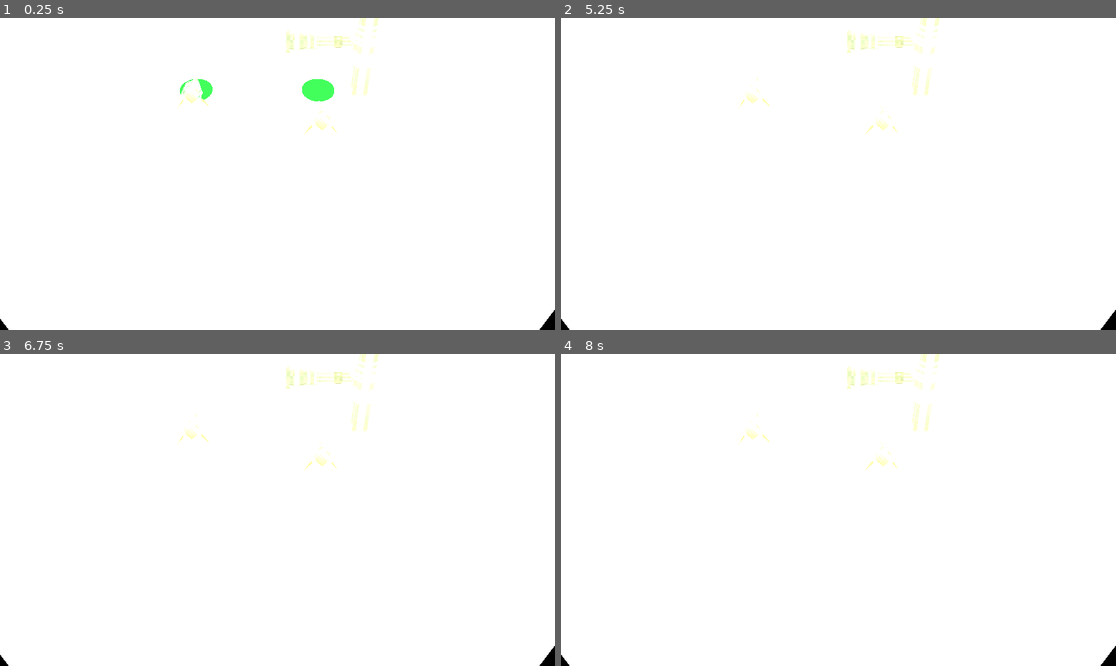
Above: before the commit, frames 1-4 (two rows, left to right).
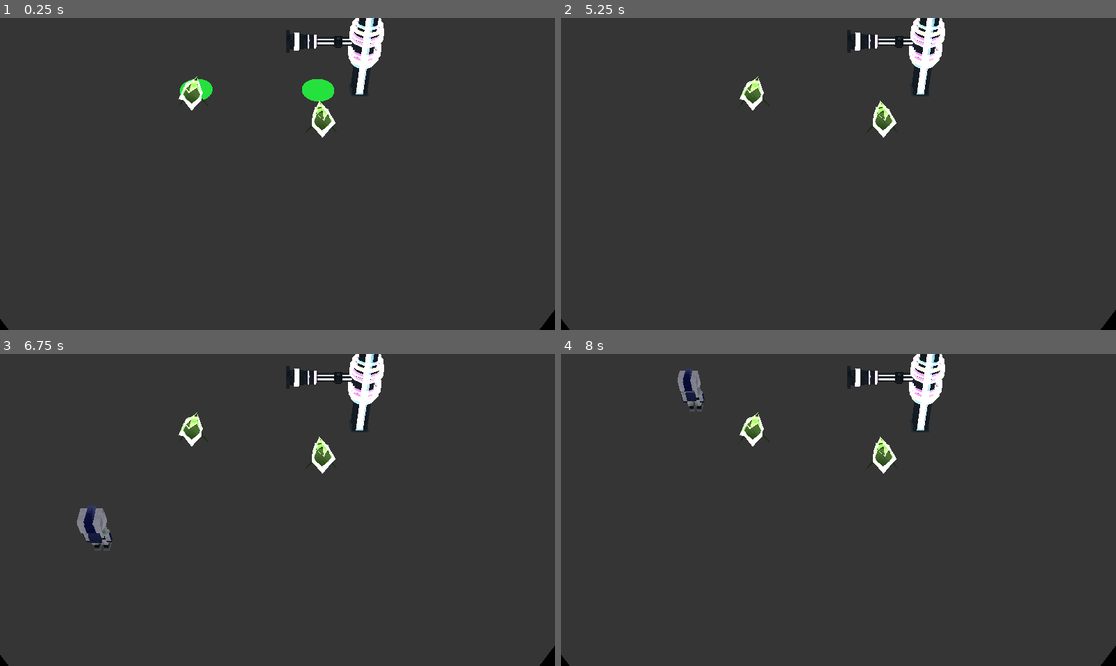
Above: after the commit, the same moments.

Repository: krl0sconk/Overcharge
Game: Godot game, scene res://scenes/maps/rooms/test_room.tscn
Two runs of this game, one before a commit and one after it. Both use one fixed random seed, a clock stepped at 60 frames per second and the inputs below. This scene is started directly instead of the project's main scene.
Inputs (mouse positions are in pixels of both pictures, inside the frame that each line leads up to):
- Up to frame 1 (0.25 s): no input
- Up to frame 2 (5.25 s): tap Enter at 0.5, 2, 3.5 s; move the mouse to (960, 158) at 0.52 s; hold D (move_right, bound only after the commit) 0.53-1.25 s; hold K (dash, bound only after the commit) 0.53-1.25 s; click (960, 158) at 0.67 s; tap Space (attack, bound only after the commit) at 1.25, 2.75 s; drag from (727, 189) to (810, 236) at 1.27 s; move the mouse to (894, 105) at 2.02 s; hold D (move_right, bound only after the commit) 2.03-2.75 s; hold K (dash, bound only after the commit) 2.03-2.75 s; click (894, 105) at 2.17 s; drag from (810, 236) to (672, 127) at 2.77 s; move the mouse to (1005, 220) at 3.52 s; hold A (move_left, bound only after the commit) 3.53-4.25 s; hold Space (attack, bound only after the commit) 3.53-4.25 s; click (1005, 220) at 3.67 s; tap K (dash, bound only after the commit) at 3.8 s; drag from (672, 127) to (755, 96) at 4.27 s; move the mouse to (866, 174) at 5.02 s; hold S (move_down, bound only after the commit) from 5.03 s (still down); hold K (dash, bound only after the commit) from 5.03 s (still down); click (866, 174) at 5.17 s
- Up to frame 3 (6.75 s): release S (move_down, bound only after the commit) at 5.75 s; release K (dash, bound only after the commit) at 5.75 s; drag from (194, 432) to (166, 525) at 5.77 s; move the mouse to (399, 494) at 6.52 s; hold W (move_up, bound only after the commit) from 6.53 s (still down); hold K (dash, bound only after the commit) from 6.53 s (still down); click (399, 494) at 6.67 s
- Up to frame 4 (8 s): release W (move_up, bound only after the commit) at 7.25 s; release K (dash, bound only after the commit) at 7.25 s; drag from (727, 525) to (810, 572) at 7.27 s

The runs differ from the first frame. In frame 1, 99% of the frame differs, in the area x 0-100%, y 0-100%; in frame 2, 99%; in frame 3, 99%; in frame 4, 99%.

Commit message:
corrige input de teclado y repara Plato en test_room para poder jugar
- agrega bindings de teclado (WASD/Space/K) al Input Map, que solo tenia
  gamepad
- InputComponent reparte teclado y controles entre los dos jugadores:
  teclado siempre al jugador 1, y con un solo gamepad conectado (junto
  al teclado) ese control pasa a ser del jugador 2
- test_room.tscn tenia a Plato como copia vieja embebida (sin scripts en
  sus componentes); vuelve a instanciar plato.tscn real

Diff:
--- a/project.godot
+++ b/project.godot
@@ -31,32 +31,38 @@
 
 move_up={
 "deadzone": 0.2,
-"events": [null, Object(InputEventJoypadMotion,"resource_local_to_scene":false,"resource_name":"","device":-1,"axis":1,"axis_value":-1.0,"script":null)
+"events": [Object(InputEventKey,"resource_local_to_scene":false,"resource_name":"","device":-1,"window_id":0,"alt_pressed":false,"shift_pressed":false,"ctrl_pressed":false,"meta_pressed":false,"pressed":false,"keycode":0,"physical_keycode":87,"key_label":0,"unicode":0,"location":0,"echo":false,"script":null)
+, Object(InputEventJoypadMotion,"resource_local_to_scene":false,"resource_name":"","device":-1,"axis":1,"axis_value":-1.0,"script":null)
 ]
 }
 move_down={
 "deadzone": 0.2,
-"events": [Object(InputEventJoypadMotion,"resource_local_to_scene":false,"resource_name":"","device":-1,"axis":1,"axis_value":1.0,"script":null)
+"events": [Object(InputEventKey,"resource_local_to_scene":false,"resource_name":"","device":-1,"window_id":0,"alt_pressed":false,"shift_pressed":false,"ctrl_pressed":false,"meta_pressed":false,"pressed":false,"keycode":0,"physical_keycode":83,"key_label":0,"unicode":0,"location":0,"echo":false,"script":null)
+, Object(InputEventJoypadMotion,"resource_local_to_scene":false,"resource_name":"","device":-1,"axis":1,"axis_value":1.0,"script":null)
 ]
 }
 move_left={
 "deadzone": 0.2,
-"events": [Object(InputEventJoypadMotion,"resource_local_to_scene":false,"resource_name":"","device":-1,"axis":0,"axis_value":-1.0,"script":null)
+"events": [Object(InputEventKey,"resource_local_to_scene":false,"resource_name":"","device":-1,"window_id":0,"alt_pressed":false,"shift_pressed":false,"ctrl_pressed":false,"meta_pressed":false,"pressed":false,"keycode":0,"physical_keycode":65,"key_label":0,"unicode":0,"location":0,"echo":false,"script":null)
+, Object(InputEventJoypadMotion,"resource_local_to_scene":false,"resource_name":"","device":-1,"axis":0,"axis_value":-1.0,"script":null)
 ]
 }
 move_right={
 "deadzone": 0.2,
-"events": [Object(InputEventJoypadMotion,"resource_local_to_scene":false,"resource_name":"","device":-1,"axis":0,"axis_value":1.0,"script":null)
+"events": [Object(InputEventKey,"resource_local_to_scene":false,"resource_name":"","device":-1,"window_id":0,"alt_pressed":false,"shift_pressed":false,"ctrl_pressed":false,"meta_pressed":false,"pressed":false,"keycode":0,"physical_keycode":68,"key_label":0,"unicode":0,"location":0,"echo":false,"script":null)
+, Object(InputEventJoypadMotion,"resource_local_to_scene":false,"resource_name":"","device":-1,"axis":0,"axis_value":1.0,"script":null)
 ]
 }
 attack={
 "deadzone": 0.2,
-"events": [Object(InputEventJoypadButton,"resource_local_to_scene":false,"resource_name":"","device":-1,"button_index":2,"pressure":0.0,"pressed":false,"script":null)
+"events": [Object(InputEventKey,"resource_local_to_scene":false,"resource_name":"","device":-1,"window_id":0,"alt_pressed":false,"shift_pressed":false,"ctrl_pressed":false,"meta_pressed":false,"pressed":false,"keycode":0,"physical_keycode":32,"key_label":0,"unicode":0,"location":0,"echo":false,"script":null)
+, Object(InputEventJoypadButton,"resource_local_to_scene":false,"resource_name":"","device":-1,"button_index":2,"pressure":0.0,"pressed":false,"script":null)
 ]
 }
 dash={
 "deadzone": 0.2,
-"events": [Object(InputEventJoypadButton,"resource_local_to_scene":false,"resource_name":"","device":-1,"button_index":1,"pressure":0.0,"pressed":false,"script":null)
+"events": [Object(InputEventKey,"resource_local_to_scene":false,"resource_name":"","device":-1,"window_id":0,"alt_pressed":false,"shift_pressed":false,"ctrl_pressed":false,"meta_pressed":false,"pressed":false,"keycode":0,"physical_keycode":75,"key_label":0,"unicode":0,"location":0,"echo":false,"script":null)
+, Object(InputEventJoypadButton,"resource_local_to_scene":false,"resource_name":"","device":-1,"button_index":1,"pressure":0.0,"pressed":false,"script":null)
 ]
 }
 
--- a/scenes/maps/rooms/test_room.tscn
+++ b/scenes/maps/rooms/test_room.tscn
@@ -2,11 +2,25 @@
 
 [ext_resource type="Script" uid="uid://dqjds2236kjuh" path="res://scripts/maps/test_room_spawner.gd" id="1_k2ml6"]
 [ext_resource type="PackedScene" uid="uid://bvl0vay2np0rk" path="res://scenes/entities/players/nitzsch.tscn" id="2_1htl0"]
-[ext_resource type="PackedScene" uid="uid://cbhbrdnsv1ksh" path="res://scenes/entities/players/plato.tscn" id="3_vow1o"]
+[ext_resource type="PackedScene" uid="uid://cbhbrdnsv1ksh" path="res://scenes/entities/players/plato.tscn" id="3_plato"]
 [ext_resource type="PackedScene" uid="uid://dyasvt6qqg5mx" path="res://scenes/entities/enemies/centinela.tscn" id="4_pntq1"]
 [ext_resource type="PackedScene" uid="uid://twwwgkhxbnpr" path="res://scenes/entities/enemies/spam.tscn" id="5_rl67d"]
 [ext_resource type="PackedScene" uid="uid://bfm4s8lc0tvjm" path="res://scenes/entities/enemies/virus.tscn" id="6_sbtv8"]
 [ext_resource type="PackedScene" uid="uid://d2wtgm36hvepn" path="res://scenes/entities/enemies/yunque.tscn" id="7_t3bns"]
+
+[sub_resource type="BoxShape3D" id="BoxShape3D_j8abd"]
+size = Vector3(0.54467773, 1.1705322, 0.50787354)
+
+[sub_resource type="BoxMesh" id="BoxMesh_j8abd"]
+
+[sub_resource type="StandardMaterial3D" id="StandardMaterial3D_p2rji"]
+albedo_color = Color(0, 0, 0, 1)
+
+[sub_resource type="BoxShape3D" id="BoxShape3D_lka76"]
+size = Vector3(0.512146, 1.1640625, 0.32540894)
+
+[sub_resource type="BoxShape3D" id="BoxShape3D_nc3cx"]
+size = Vector3(0.8930054, 1.1777344, 0.80578613)
 
 [sub_resource type="Environment" id="Environment_ygx7y"]
 ambient_light_source = 2
@@ -30,7 +44,7 @@
 [sub_resource type="BoxShape3D" id="BoxShape3D_vow1o"]
 size = Vector3(0.026, 1, 1)
 
-[sub_resource type="BoxMesh" id="BoxMesh_j8abd"]
+[sub_resource type="BoxMesh" id="BoxMesh_3xrxx"]
 
 [sub_resource type="StandardMaterial3D" id="StandardMaterial3D_lka76"]
 albedo_color = Color(0.37716255, 0.37716258, 0.37716255, 1)
@@ -69,16 +83,6 @@
 keep_aspect = 0
 current = true
 fov = 50.0
-
-[node name="DirectionalLight3D" type="DirectionalLight3D" parent="." unique_id=214350633]
-transform = Transform3D(1, 0, 0, 0, -4.371139e-08, 1, 0, -1, -4.371139e-08, 0, 11.638952, 0)
-light_color = Color(1, 1, 0.69803923, 1)
-light_energy = 16.0
-light_indirect_energy = 16.0
-light_volumetric_fog_energy = 16.0
-light_angular_distance = 90.0
-light_specular = 3.222
-sky_mode = 1
 
 [node name="WorldEnvironment" type="WorldEnvironment" parent="." unique_id=48934665]
 environment = SubResource("Environment_ygx7y")
@@ -108,7 +112,7 @@
 
 [node name="Pared1Mesh" type="MeshInstance3D" parent="StaticBody3D" unique_id=801748406]
 transform = Transform3D(0.026, 0, 0, 0, 1, 0, 0, 0, 1, -0.5, 0.492, 0)
-mesh = SubResource("BoxMesh_j8abd")
+mesh = SubResource("BoxMesh_3xrxx")
 surface_material_override/0 = SubResource("StandardMaterial3D_lka76")
 
 [node name="SueloMesh" type="MeshInstance3D" parent="StaticBody3D" unique_id=1342040279]
@@ -156,3 +160,6 @@
 
 [node name="spawnenemies7" type="Marker3D" parent="." unique_id=1678212720 groups=["enemy_spawn"]]
 transform = Transform3D(1, 0, 0, 0, 1, 0, 0, 0, 1, -1, 0.01, -2)
+
+[node name="SpotLight3D" type="SpotLight3D" parent="." unique_id=82705742]
+transform = Transform3D(1, 0, 0, 0, -4.371139e-08, 1, 0, -1, -4.371139e-08, 0, 6.8186054, 0)
--- a/scripts/components/InputComponent.gd
+++ b/scripts/components/InputComponent.gd
@@ -14,7 +14,7 @@
 
 
 func _input(event: InputEvent) -> void:
-	if event.device != device_id:
+	if not _event_targets_this_player(event):
 		return
 
 	if event.is_action_pressed("move_right"):
@@ -74,3 +74,19 @@
 
 	wants_dash = false
 	return true
+
+## Reparte teclado y controles entre los dos jugadores: teclado/mouse
+## siempre es del jugador 1 (Godot no tiene "id de teclado" para repartirlo
+## por device). Para gamepads: con uno solo conectado (teclado + control),
+## ese control es del jugador 2 -- el 1 ya tiene teclado; con dos (control +
+## control), cada uno va a su índice de conexión.
+func _event_targets_this_player(event: InputEvent) -> bool:
+	if event is InputEventKey or event is InputEventMouseButton:
+		return device_id == 0
+
+	if event is InputEventJoypadButton or event is InputEventJoypadMotion:
+		if Input.get_connected_joypads().size() <= 1:
+			return device_id == 1
+		return event.device == device_id
+
+	return event.device == device_id
Not shown: 1 places in scenes/maps/rooms/test_room.tscn that only renumber resources
